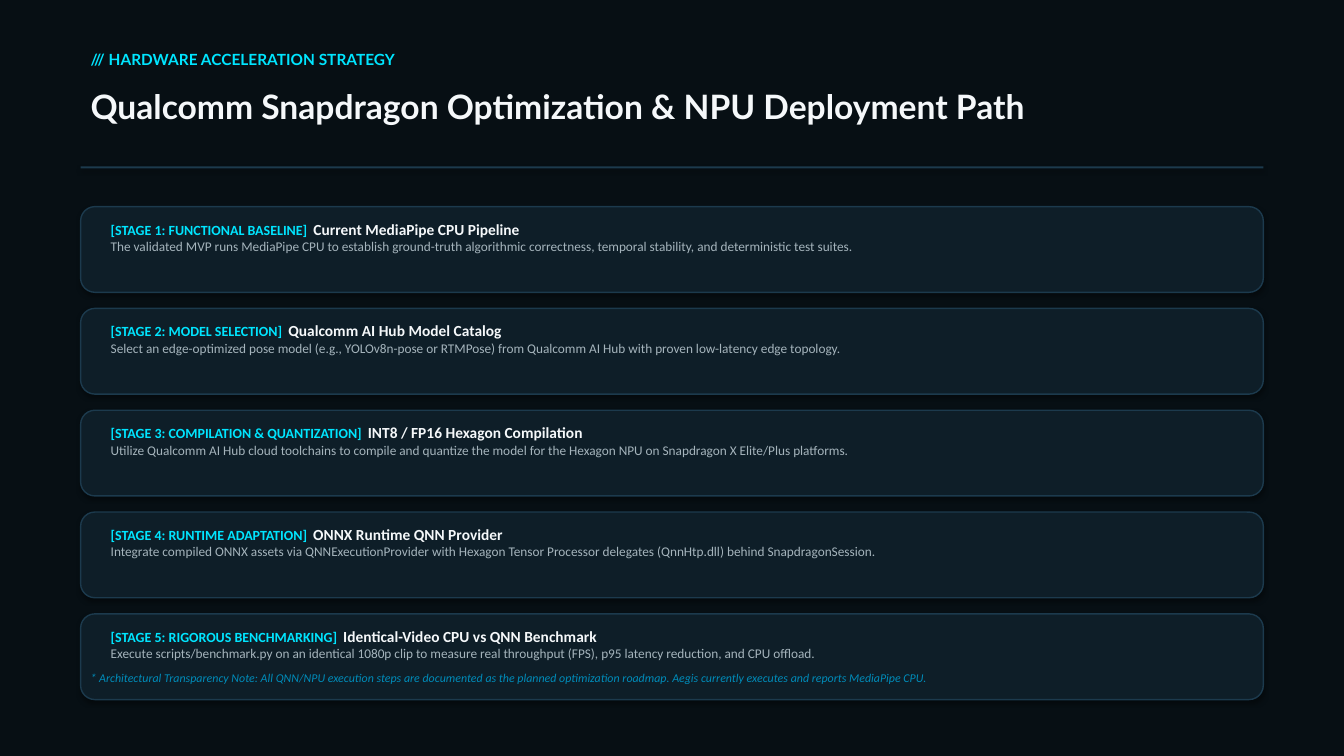
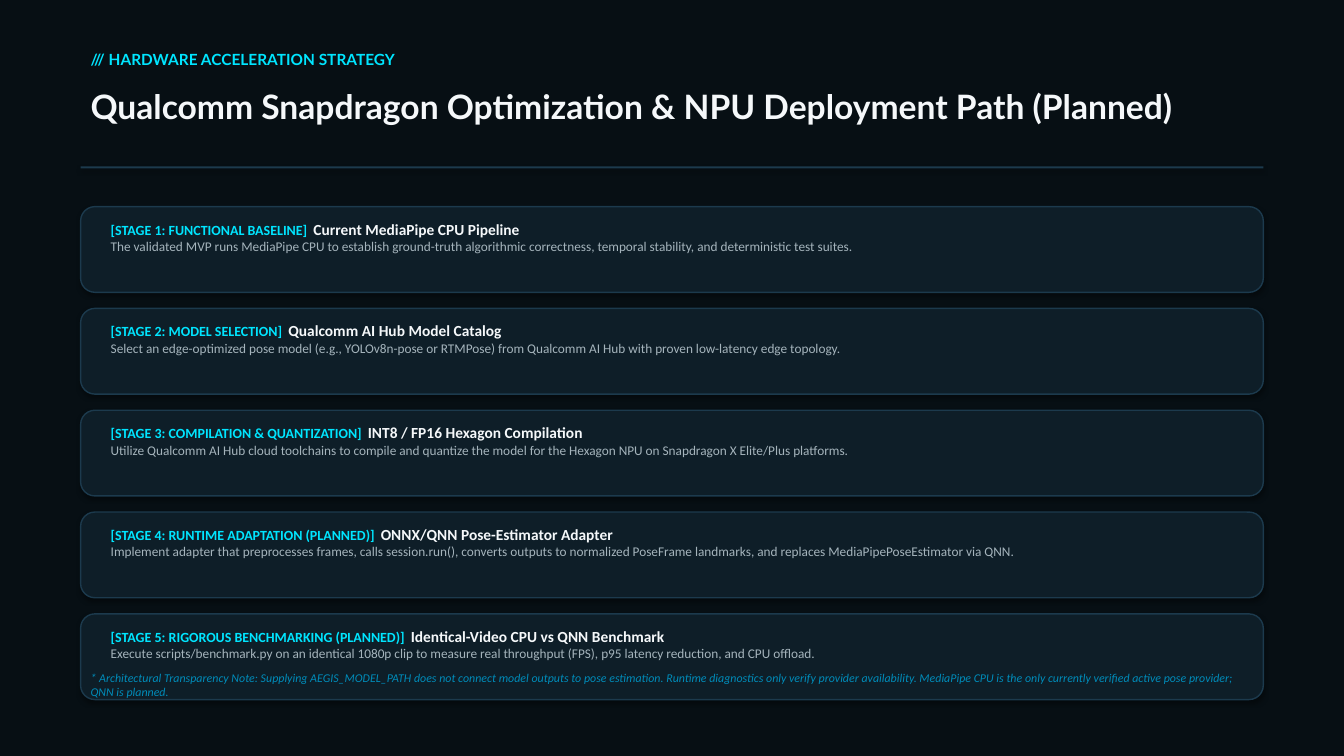
Before and after one commit to aniketkapgate7-crypto/Aegis-Fight-Pattern-Analyzer, a slide deck: slide 6 of submission/Aegis_Pitch_Deck.pptx. Drawn at 1344x756 pixels with LibreOffice and Linux fonts; fonts in the diff are those of the drawing. Boxes give left, top, right and bottom in pixels: in the first picture for what was removed or moved away, otherwise in the second. Text is boxed around its words. In the diff, an @@ line names an element or a change of style, - is before the commit and + after.

```diff
--- a/submission/Aegis_Pitch_Deck.pptx
+++ b/submission/Aegis_Pitch_Deck.pptx
@@ text at box(91, 93, 1172, 125): text changed @@
-Qualcomm Snapdragon Optimization & NPU Deployment Path
+Qualcomm Snapdragon Optimization & NPU Deployment Path (Planned)
@@ text at box(111, 529, 1013, 558): text changed @@
-[STAGE 4: RUNTIME ADAPTATION] ONNX Runtime QNN Provider
-Integrate compiled ONNX assets via QNNExecutionProvider with Hexagon Tensor Processor delegates (QnnHtp.dll) behind SnapdragonSession.
+[STAGE 4: RUNTIME ADAPTATION (PLANNED)] ONNX/QNN Pose-Estimator Adapter
+Implement adapter that preprocesses frames, calls session.run(), converts outputs to normalized PoseFrame landmarks, and replaces MediaPipePoseEstimator via QNN.
@@ text at box(111, 631, 664, 644): text changed; size 11 to 10 pt; text colour #F5F8FA to #00E5FF @@
-[STAGE 5: RIGOROUS BENCHMARKING] Identical-Video CPU vs QNN Benchmark
+[STAGE 5: RIGOROUS BENCHMARKING (PLANNED)] Identical-Video CPU vs QNN Benchmark
@@ text at box(91, 674, 1232, 698): text changed @@
-* Architectural Transparency Note: All QNN/NPU execution steps are documented as the planned optimization roadmap. Aegis currently executes and reports MediaPipe CPU.
+* Architectural Transparency Note: Supplying AEGIS_MODEL_PATH does not connect model outputs to pose estimation. Runtime diagnostics only verify provider availability. MediaPipe CPU is the only currently verified active pose provider; QNN is planned.
```
Also in this commit, not shown: 4 other slides changed, 12 other files.
